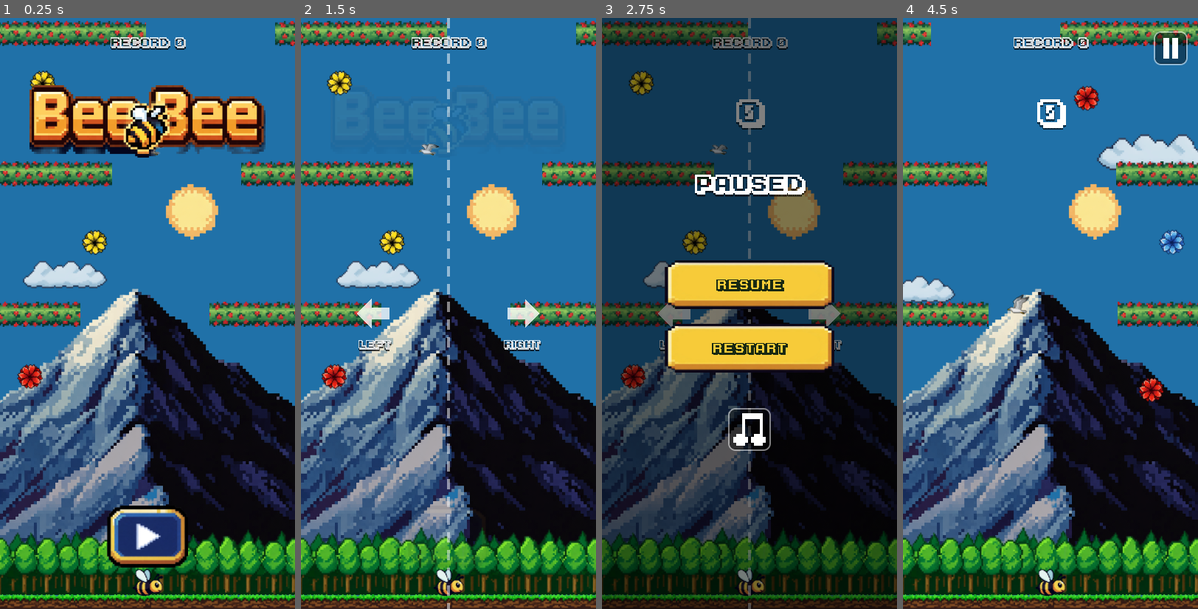
Above: before the commit, frames 1-4 (left to right).
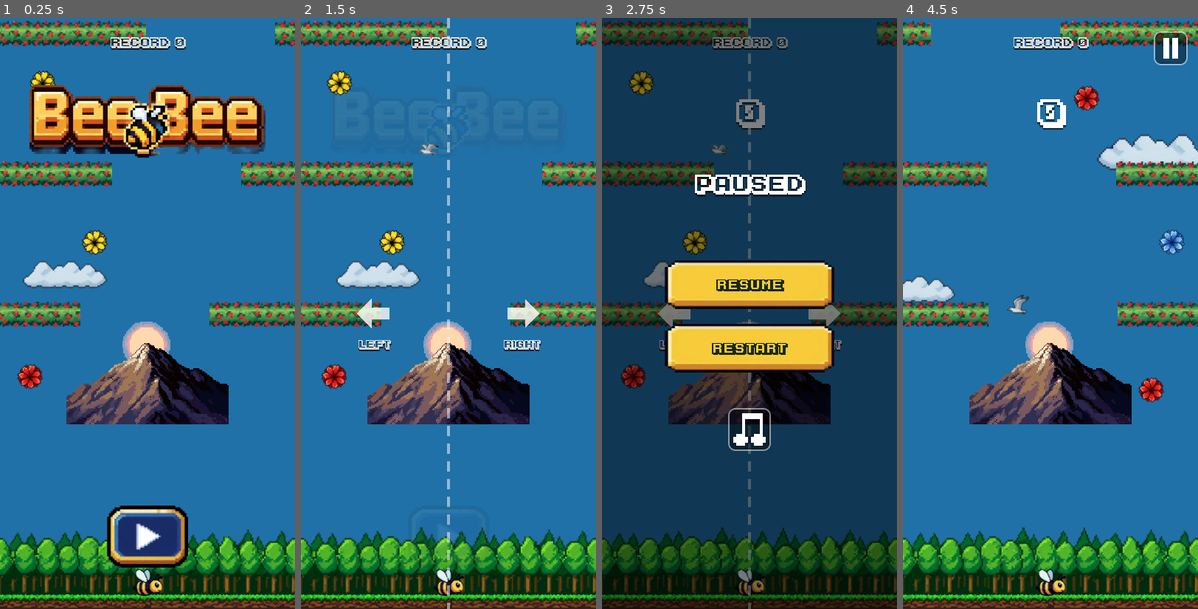
Above: after the commit, the same moments.

Repository: costanoy/bee-bee
Game: Godot game, scene res://scenes/main.tscn
Same seed, same stepped clock (60 frames per second), same inputs: the game is played once before the commit and once after it.
Inputs (mouse positions are in pixels of both pictures, inside the frame that each line leads up to):
- Up to frame 1 (0.25 s): no input
- Up to frame 2 (1.5 s): click (448, 538) at 0.5 s; click (448, 538) at 1.25 s
- Up to frame 3 (2.75 s): click (870, 47) at 2 s
- Up to frame 4 (4.5 s): click "Restart" at 2.75 s; click (1171, 47) at 3.5 s; click "Restart" at 4.25 s

The runs differ from the first frame. In frame 1, 31% of the frame differs, in the area x 0-100%, y 28-90%; in frame 2, 32%; in frame 3, 23%; in frame 4, 32%.

Commit message:
Shrink the mountain to a distant scale, sink it faster as you climb
New art (1024x1024, sunset-toned sun over the peak) and a clarified
ask: it should read as far away, not a nearby backdrop, and disappear
mainly by climbing rather than by waiting on the dusk timer.

Display width drops from filling the 400-wide screen to 220px (~55%),
positioned lower and smaller so open sky reads around it instead of it
dominating the frame. MOUNTAIN_PARALLAX goes from 0.015 to 0.2 — climbing
~2350px now fully sinks it below the screen (worked out from its own
scaled height and starting position), versus needing ~50,000px at the
old rate. The dusk-linked fade (still tied to the same DAY_TO_DUSK
window) stays as a backstop for a run that barely climbs, but climbing
is now the mechanism that actually removes it in ordinary play.

Verified the scale/position math directly (220px display width,
correctly centered, top edge lands exactly at the screen's bottom edge
at the computed 2350px) and with a real autopiloted flight: top edge
at y=774 after climbing 3002px, matching the sink rate.

Co-Authored-By: Claude Sonnet 5 <noreply@anthropic.com>

Diff:
--- a/scripts/sky.gd
+++ b/scripts/sky.gd
@@ -42,18 +42,25 @@
 
 # The mountain (with its own painted sun) sits at "the horizon" — a
 # screen-space element, not a world sprite, so it doesn't scroll away at
-# the normal 1:1 rate the way ground/trees do. It creeps DOWN the screen
-# as the bee climbs, at a small fraction of the real climb rate: the
-# bee's own progress reads as if it's flying so high the horizon is
-# sinking away below it, rather than the mountain just being left behind
-# in the usual few hundred pixels. It fades out across the same
-# DAY_TO_DUSK window the sky itself starts dimming in, so it's gone by
-# the time night visibly begins rather than lingering into it.
-const MOUNTAIN_CANVAS_W := 768.0
-const MOUNTAIN_CANVAS_H := 1344.0
-const MOUNTAIN_SCALE := 400.0 / MOUNTAIN_CANVAS_W  # fills the 400-wide screen
-const MOUNTAIN_BASE_BOTTOM_Y := 750.0
-const MOUNTAIN_PARALLAX := 0.015
+# the normal 1:1 rate the way ground/trees do. Small (a fraction of
+# screen width, not filling it) so it actually reads as distant rather
+# than as a nearby backdrop, and it creeps DOWN the screen as the bee
+# climbs at a fraction of the real climb rate — sinking below view over
+# a couple thousand px of climbing, gradually enough to watch happen
+# rather than a normal foreground element's quick few-hundred-px scroll
+# off. Also fades out across the DAY_TO_DUSK window as a backstop, so
+# it's never still hanging around once night visibly begins even if a
+# run barely climbs.
+const MOUNTAIN_CANVAS_W := 1024.0
+const MOUNTAIN_CANVAS_H := 1024.0
+const MOUNTAIN_DISPLAY_W := 220.0  # ~55% of the 400-wide screen — reads as far away
+const MOUNTAIN_SCALE := MOUNTAIN_DISPLAY_W / MOUNTAIN_CANVAS_W
+const MOUNTAIN_BASE_BOTTOM_Y := 550.0
+# Climbing (MOUNTAIN_BASE_BOTTOM_Y - MOUNTAIN_CANVAS_H*MOUNTAIN_SCALE) / this
+# many px pushes the sprite's own top edge down to the bottom of a
+# 800-tall screen, i.e. fully sunk out of view — works out to ~2400px,
+# long enough to watch it happen, short enough to actually see it happen.
+const MOUNTAIN_PARALLAX := 0.2
 
 var layer: CanvasLayer
 var start_rect: TextureRect
@@ -101,7 +108,9 @@
 	mountain.texture = load("res://art/mountain_day.png")
 	mountain.centered = false
 	mountain.scale = Vector2.ONE * MOUNTAIN_SCALE
-	mountain.position = Vector2(0.0, MOUNTAIN_BASE_BOTTOM_Y - MOUNTAIN_CANVAS_H * MOUNTAIN_SCALE)
+	mountain.position = Vector2(
+		(400.0 - MOUNTAIN_CANVAS_W * MOUNTAIN_SCALE) / 2.0,
+		MOUNTAIN_BASE_BOTTOM_Y - MOUNTAIN_CANVAS_H * MOUNTAIN_SCALE)
 	layer.add_child(mountain)
 
 	_build_stars()
Binary file changed: art/mountain_day.png
